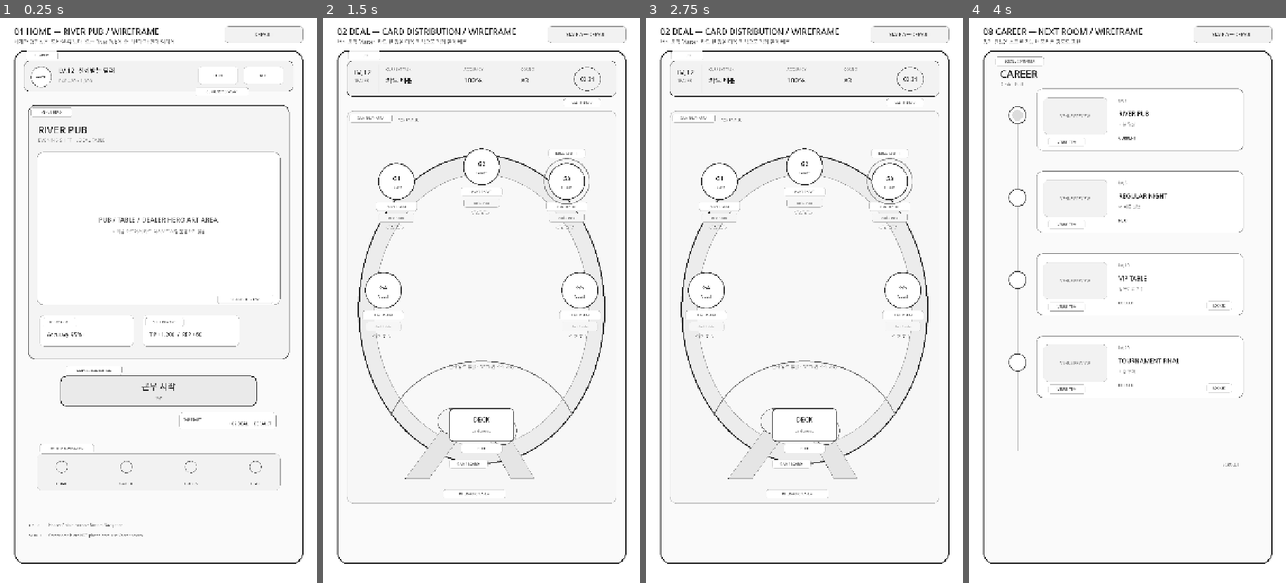
Above: before the commit, frames 1-4 (left to right).
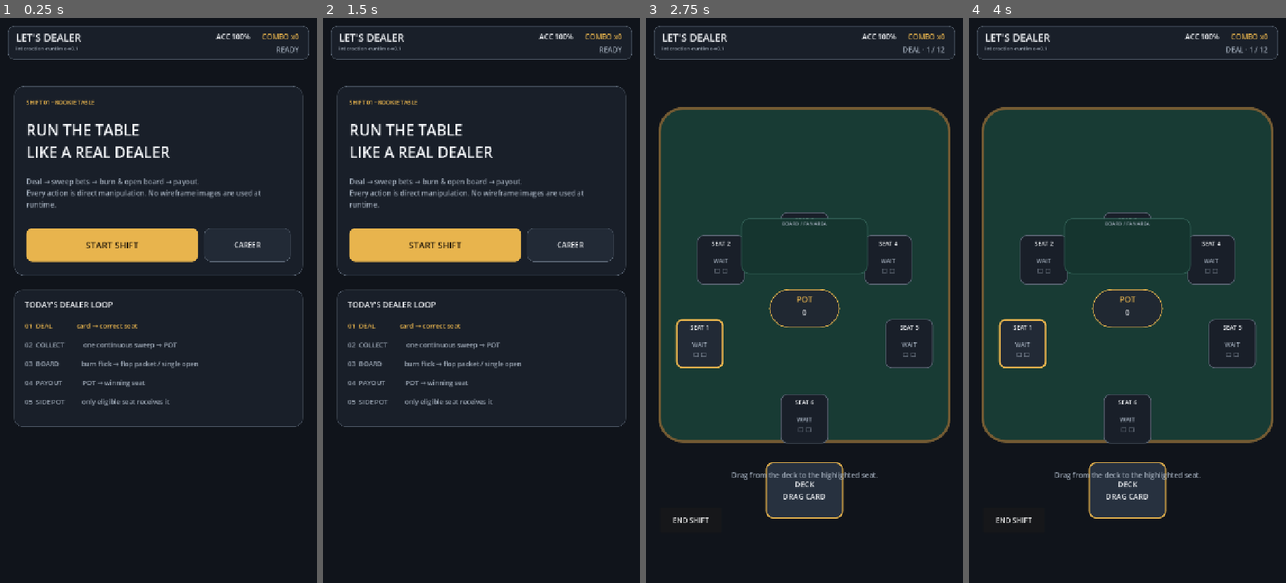
Above: after the commit, the same moments.

Repository: Queenrain9/lets-dealer
Game: Godot game, scene res://scenes/main.tscn
Same seed, same stepped clock (60 frames per second), same inputs: the game is played once before the commit and once after it. Before the commit the project starts from res://scenes/interaction_wireframe_v1_2.tscn.
Inputs (mouse positions are in pixels of both pictures, inside the frame that each line leads up to):
- Up to frame 1 (0.25 s): no input
- Up to frame 2 (1.5 s): click (433, 244) at 0.5 s, where only the run after the commit has a clickable "START SHIFT"; click (367, 520) at 1.25 s, where only the run after the commit has a clickable "END SHIFT"
- Up to frame 3 (2.75 s): click (756, 244) at 2 s, where only the run after the commit has a clickable "START SHIFT"
- Up to frame 4 (4 s): tap Enter at 2.75 s; move the mouse to (1197, 272) at 2.77 s; hold D 2.78-3.5 s; tap H at 2.85 s; click (1197, 272) at 2.92 s; tap Space at 3.5 s; drag from (1064, 328) to (1111, 413) at 3.52 s

The runs differ from the first frame. In frame 1, 99% of the frame differs, in the area x 0-100%, y 0-100%; in frame 2, 99%; in frame 3, 99%; in frame 4, 99%.

Commit message:
Point project to clean runtime main scene

Diff:
--- a/project.godot
+++ b/project.godot
@@ -10,8 +10,8 @@
 
 [application]
 
-config/name="LET'S DEALER — Interaction Wireframe v1.2"
-run/main_scene="res://scenes/interaction_wireframe_v1_2.tscn"
+config/name="LET'S DEALER"
+run/main_scene="res://scenes/main.tscn"
 config/features=PackedStringArray("4.7", "GL Compatibility")
 
 [debug]
